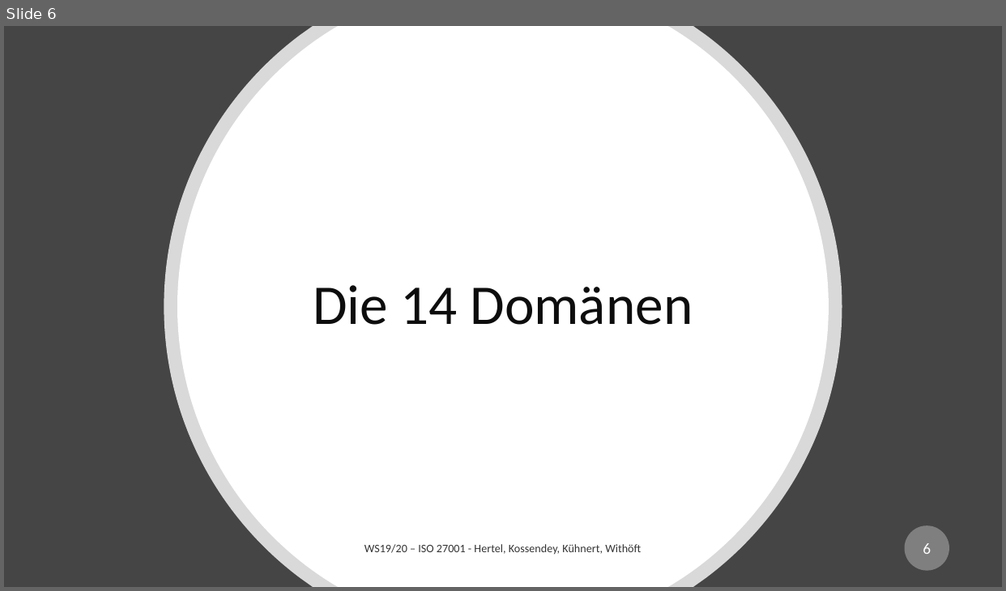
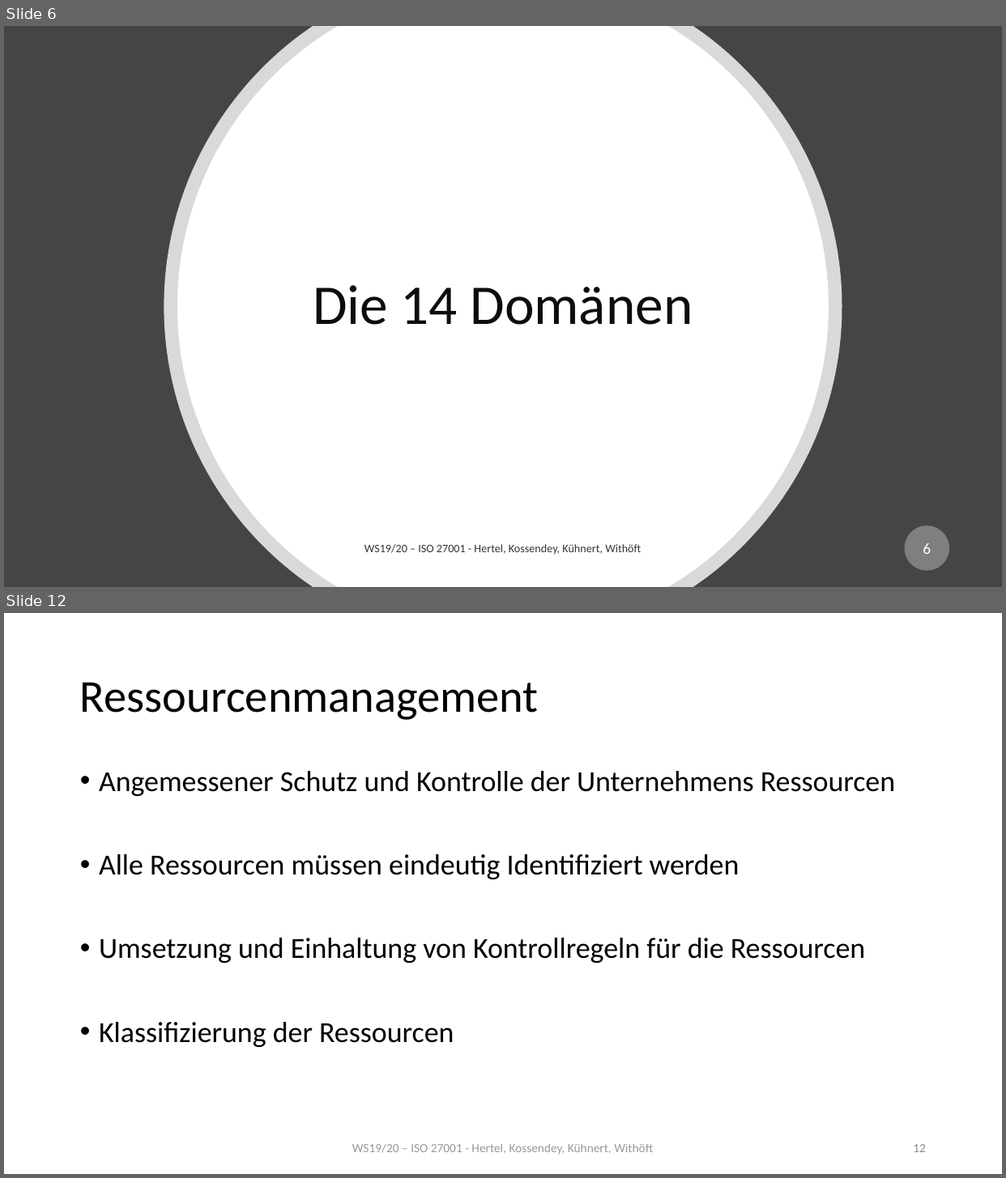
Before and after one commit to mwithoeft/SicherheitUndZuverlaessigkeit, a slide deck: Valentin/merged.pptx. Shown one above the other, each under a label of ours: slide 6 before the commit, slides 6 and 12 after it; the slides between them are not shown. The pictures are 1006x591 and 1006x1178 pixels, drawn with LibreOffice and Linux fonts; fonts in the diff are those of the drawing. Boxes give left, top, right and bottom in pixels: in the first picture for what was removed or moved away, otherwise in the second. Text is boxed around its words. In the diff, an @@ line names an element or a change of style, - is before the commit and + after.

```diff
--- a/Valentin/merged.pptx
+++ b/Valentin/merged.pptx
@@ slide 12 added at bbox=[4, 613, 1002, 1174], background #FFFFFF @@
@@ title added at bbox=[80, 682, 539, 720], 44 pt, text #000000 @@
+Ressourcenmanagement
@@ text added at bbox=[99, 771, 895, 1047], 28 pt, text #000000 @@
+• Angemessener Schutz und Kontrolle der Unternehmens Ressourcen
+• Alle Ressourcen müssen eindeutig Identifiziert werden
+• Umsetzung und Einhaltung von Kontrollregeln für die Ressourcen
+• Klassifizierung der Ressourcen
@@ text added at bbox=[352, 1144, 653, 1154], 12 pt, text #808080 at 80% opacity @@
+WS19/20 – ISO 27001 - Hertel, Kossendey, Kühnert, Withöft
@@ page number added at bbox=[913, 1144, 926, 1152], 12 pt, text #8C8C8C @@
+12
```
Also in this commit, not shown: 1 slide changed, 5 other slides added.
